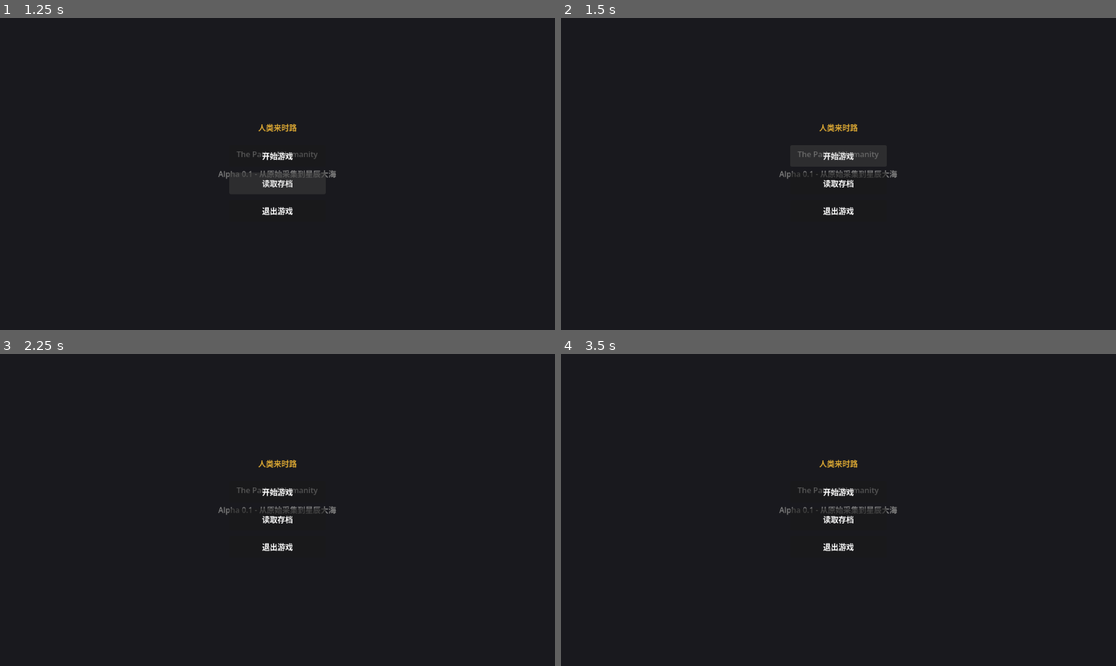
Above: before the commit, frames 1-4 (two rows, left to right).
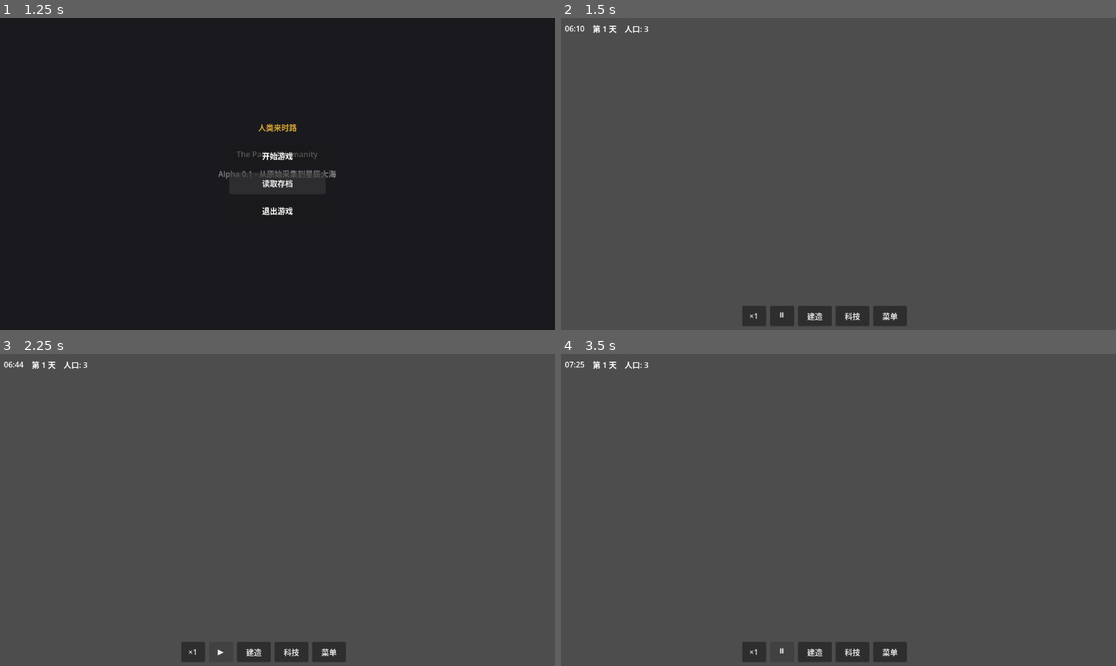
Above: after the commit, the same moments.

Repository: ZhanXuzhao/the-path-of-humanity
Game: Godot game, scene res://scenes/main_menu.tscn
The game is run twice, just before and just after one commit, with the same random seed, the same clock (stepped at 60 frames per second) and the same inputs.
Inputs (mouse positions are in pixels of both pictures, inside the frame that each line leads up to):
- Up to frame 1 (1.25 s): click "读取存档" at 0.5 s
- Up to frame 2 (1.5 s): click "开始游戏" at 1.25 s
- Up to frame 3 (2.25 s): click (222, 653) at 2 s, where only the run after the commit has a clickable "⏸"
- Up to frame 4 (3.5 s): click (783, 653) at 2.75 s, where only the run after the commit has a clickable "▶"

Frame 1 is identical in both runs. In frame 2, 98% of the frame differs, in the area x 0-100%, y 0-100%; in frame 3, 99%; in frame 4, 99%.
Error before the commit: Parse Error: Class "GameManager" hides an autoload singleton. (res://scripts/autoload/game_manager.gd:3)
Error after the commit: Attempt to call function 'instantiate' in base 'null instance' on a null instance. (res://scripts/ui/hud.gd:79)

Commit message:
fix: 修复所有VS Code语言服务器报错
- 添加 const ItemDefinitions 预加载引用到各文件
- 移除 GameManager 的 class_name，避免与 autoload 冲突
- 替换 GameManager 实例方法调用为 get_node() 方式
- 替换 GameManager 枚举引用为硬编码值
- 删除未使用的信号 inventory_changed
- 标记未使用的函数参数

Diff:
--- a/scripts/autoload/game_manager.gd
+++ b/scripts/autoload/game_manager.gd
@@ -1,6 +1,5 @@
 # 游戏全局管理器 - Game Manager (Autoload)
 # 管理游戏状态、时间、资源等全局数据
-class_name GameManager
 extends Node
 
 signal day_changed(day: int)
--- a/scripts/core/game.gd
+++ b/scripts/core/game.gd
@@ -2,6 +2,8 @@
 # 管理游戏场景、系统协调、建造模式等
 extends Node2D
 class_name Game
+
+const ItemDefinitions = preload("res://resources/item_definitions.gd")
 
 @onready var world = $World
 @onready var building_system = $Systems/BuildingSystem
@@ -9,6 +11,7 @@
 @onready var tech_system = $Systems/TechSystem
 @onready var camera: Camera2D = $Camera
 @onready var ui: CanvasLayer = $UI
+@onready var _gm = get_node("/root/GameManager")
 
 # 建造模式
 var build_mode: bool = false
@@ -30,7 +33,7 @@
 	if building_system:
 		building_system.world = world
 
-func _process(delta):
+func _process(_delta):
 	if build_mode:
 		_update_build_preview()
 
@@ -48,8 +51,8 @@
 		settler.position = Vector2(randf_range(300, 500), randf_range(300, 500))
 		add_child(settler)
 		settlers.append(settler)
-		GameManager.show_notification("新成员加入了聚居地: %s" % settler.settler_name,
-			GameManager.NotificationType.SUCCESS)
+		_gm.show_notification("新成员加入了聚居地: %s" % settler.settler_name,
+			3)
 
 # -------- 建造模式 --------
 func enter_build_mode(building_id: String):
@@ -93,11 +96,11 @@
 	var check = building_system.can_place_building(selected_building, mouse_grid_pos)
 	if check.can_place:
 		building_system.place_building(selected_building, mouse_grid_pos)
-		GameManager.show_notification("开始建造: " + ItemDefinitions.get_building(selected_building).name,
-			GameManager.NotificationType.SUCCESS)
+		_gm.show_notification("开始建造: " + ItemDefinitions.get_building(selected_building).name,
+			3)
 	else:
-		GameManager.show_notification("无法建造: " + check.reason,
-			GameManager.NotificationType.WARNING)
+		_gm.show_notification("无法建造: " + check.reason,
+			1)
 
 func _input(event):
 	if event.is_action_pressed("ui_cancel"):
--- a/scripts/core/inventory.gd
+++ b/scripts/core/inventory.gd
@@ -3,8 +3,7 @@
 class_name Inventory
 extends RefCounted
 
-# 库存变化信号（需要连接节点手动转发）
-signal items_changed
+const ItemDefinitions = preload("res://resources/item_definitions.gd")
 
 var items: Array[ItemStack] = []  # 库存中的物品堆
 var max_slots: int = 30           # 最大格子数
--- a/scripts/entities/settler.gd
+++ b/scripts/entities/settler.gd
@@ -6,7 +6,6 @@
 signal needs_changed(need_id: String, value: float)
 signal task_assigned(task_id: String)
 signal task_completed(task_id: String)
-signal inventory_changed
 
 # 角色属性
 var settler_name: String
--- a/scripts/systems/building_system.gd
+++ b/scripts/systems/building_system.gd
@@ -2,6 +2,8 @@
 # 管理建筑的放置、建造、拆除和运行
 extends Node
 class_name BuildingSystem
+
+const ItemDefinitions = preload("res://resources/item_definitions.gd")
 
 signal building_placed(building_id: String, pos: Vector2i)
 signal building_removed(building_id: String, pos: Vector2i)
--- a/scripts/systems/crafting_system.gd
+++ b/scripts/systems/crafting_system.gd
@@ -2,6 +2,8 @@
 # 管理物品制作、配方查询和生产队列
 extends Node
 class_name CraftingSystem
+
+const ItemDefinitions = preload("res://resources/item_definitions.gd")
 
 signal crafting_started(recipe_id: String, building_pos: Vector2i, settler_id: String)
 signal crafting_completed(recipe_id: String, building_pos: Vector2i)
--- a/scripts/systems/tech_system.gd
+++ b/scripts/systems/tech_system.gd
@@ -2,6 +2,8 @@
 # 管理科技树、研究进度和解锁内容
 extends Node
 class_name TechSystem
+
+const ItemDefinitions = preload("res://resources/item_definitions.gd")
 
 signal research_started(tech_id: String)
 signal research_completed(tech_id: String)
--- a/scripts/ui/build_menu.gd
+++ b/scripts/ui/build_menu.gd
@@ -2,6 +2,8 @@
 # 显示可建造的建筑列表
 extends Panel
 class_name BuildMenu
+
+const ItemDefinitions = preload("res://resources/item_definitions.gd")
 
 @onready var building_list: VBoxContainer = $ScrollContainer/BuildingList
 @onready var category_tabs: HBoxContainer = $CategoryTabs
--- a/scripts/ui/hud.gd
+++ b/scripts/ui/hud.gd
@@ -2,6 +2,8 @@
 # 显示时间、资源、人口等基本信息
 extends CanvasLayer
 class_name HUD
+
+const ItemDefinitions = preload("res://resources/item_definitions.gd")
 
 @onready var time_label: Label = $TopBar/TimeLabel
 @onready var day_label: Label = $TopBar/DayLabel
@@ -51,7 +53,7 @@
 func _on_pause_pressed():
 	game_manager.toggle_pause()
 	if pause_btn:
-		pause_btn.text = "▶" if game_manager.state == GameManager.GameState.PAUSED else "⏸"
+		pause_btn.text = "▶" if game_manager.state == 2 else "⏸"
 
 func _on_speed_pressed():
 	var speeds = [1.0, 2.0, 3.0, 5.0]
--- a/scripts/ui/main_menu.gd
+++ b/scripts/ui/main_menu.gd
@@ -11,12 +11,12 @@
 	quit_btn.pressed.connect(_on_quit_pressed)
 
 func _on_start_pressed():
-	GameManager.start_game()
+	get_node("/root/GameManager").start_game()
 	get_tree().change_scene_to_file("res://scenes/game.tscn")
 
 func _on_load_pressed():
 	# TODO: 实现加载存档
-	GameManager.show_notification("存档功能开发中", GameManager.NotificationType.WARNING)
+	get_node("/root/GameManager").show_notification("存档功能开发中", 1)
 
 func _on_quit_pressed():
 	get_tree().quit()
--- a/scripts/ui/notification.gd
+++ b/scripts/ui/notification.gd
@@ -4,13 +4,14 @@
 @onready var label: Label = $Label
 @onready var animation: AnimationPlayer = $AnimationPlayer
 
+# NotificationType enum values: INFO=0, WARNING=1, ERROR=2, SUCCESS=3, RESEARCH=4, COMBAT=5
 var type_colors = {
-	GameManager.NotificationType.INFO: Color(0.5, 0.8, 1.0),      # 蓝色
-	GameManager.NotificationType.WARNING: Color(1.0, 0.8, 0.2),   # 黄色
-	GameManager.NotificationType.ERROR: Color(1.0, 0.3, 0.3),     # 红色
-	GameManager.NotificationType.SUCCESS: Color(0.3, 1.0, 0.3),   # 绿色
-	GameManager.NotificationType.RESEARCH: Color(0.8, 0.5, 1.0),  # 紫色
-	GameManager.NotificationType.COMBAT: Color(1.0, 0.3, 0.3),    # 红色
+	0: Color(0.5, 0.8, 1.0),      # INFO - 蓝色
+	1: Color(1.0, 0.8, 0.2),      # WARNING - 黄色
+	2: Color(1.0, 0.3, 0.3),      # ERROR - 红色
+	3: Color(0.3, 1.0, 0.3),      # SUCCESS - 绿色
+	4: Color(0.8, 0.5, 1.0),      # RESEARCH - 紫色
+	5: Color(1.0, 0.3, 0.3),      # COMBAT - 红色
 }
 
 func show_notification(msg: String, type: int):
--- a/scripts/ui/tech_panel.gd
+++ b/scripts/ui/tech_panel.gd
@@ -2,13 +2,15 @@
 # 显示科技树和研究界面
 extends Panel
 class_name TechPanel
+
+const ItemDefinitions = preload("res://resources/item_definitions.gd")
 
 @onready var tech_list: VBoxContainer = $ScrollContainer/TechList
 @onready var current_label: Label = $CurrentResearch/CurrentLabel
 @onready var progress_bar: ProgressBar = $CurrentResearch/ProgressBar
 @onready var close_btn: Button = $CloseBtn
 
-var tech_system: TechSystem
+var tech_system
 
 func _ready():
 	tech_system = get_node("/root/Game/Systems/TechSystem")
@@ -83,8 +85,8 @@
 		_populate_techs()
 
 func _on_research_started(tech_id: String):
-	GameManager.show_notification("开始研究: " + ItemDefinitions.get_tech(tech_id).name,
-		GameManager.NotificationType.RESEARCH)
+	get_node("/root/GameManager").show_notification("开始研究: " + ItemDefinitions.get_tech(tech_id).name,
+		4)
 	_populate_techs()
 
 func _on_research_completed(tech_id: String):
@@ -96,6 +98,6 @@
 		elif ItemDefinitions.recipes.has(unlock):
 			unlocks_text += ItemDefinitions.recipes[unlock].name + " "
 
-	GameManager.show_notification("科技完成: %s! 解锁: %s" % [data.name, unlocks_text],
-		GameManager.NotificationType.RESEARCH)
+	get_node("/root/GameManager").show_notification("科技完成: %s! 解锁: %s" % [data.name, unlocks_text],
+		4)
 	_populate_techs()
